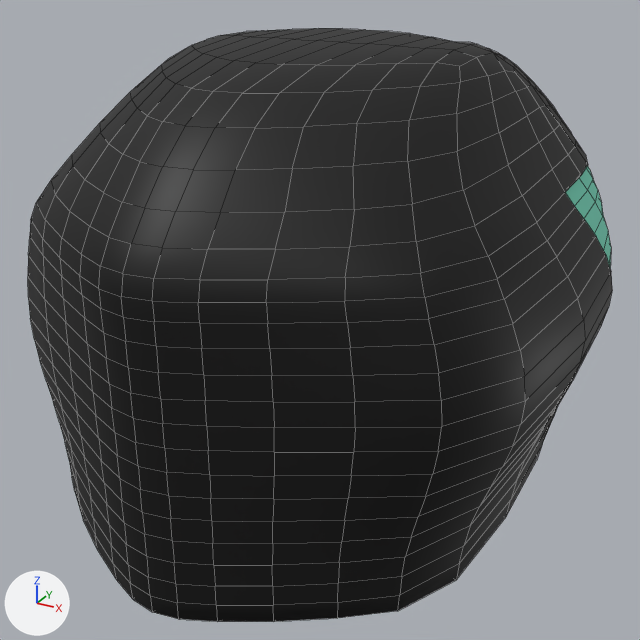
The FBX model GameJam2018/Assets/FBX/wholeShipParts_placeholders.FBX: old version first, new version second.
One viewpoint serves both versions: a 50 mm lens placed at (1.23, -3.25, 1.18), pointed at (-0.12, -0.78, -0.05). The axes (+X, +Y, +Z) are drawn at lower left. The lights are the same throughout. Mesh edges are drawn as thin lines. Where no turn or scale is listed for an object, it has been applied to the vertices. Vertices at the same position are counted once.

The scene before the commit, as lines of its bpy script (objects in view):
```python
me_mesh = bpy.data.meshes.new('Mesh')
me_mesh.from_pydata(...)  # 1494 vertices, 1492 faces; spans x -0.81..0.81, y -1.68..0.82, z -0.25..1.13
me_mesh.materials.append(mat_mat_ship)  # black #000000
me_mesh_021 = bpy.data.meshes.new('Mesh.021')
me_mesh_021.from_pydata(...)  # 694 vertices, 692 faces; spans x -0.79..0.79, y -0.58..0.91, z 0.11..1.12
me_mesh_021.materials.append(mat_m_screen)  # green #7adcc0
ob_glassship = bpy.data.objects.new('glassShip', me_mesh_021)
ob_glassship.location = (-0.014, -0.202, -0.227)
ob_ship = bpy.data.objects.new('ship', me_mesh)
ob_ship.location = (-0.014, -0.202, -0.227)
```
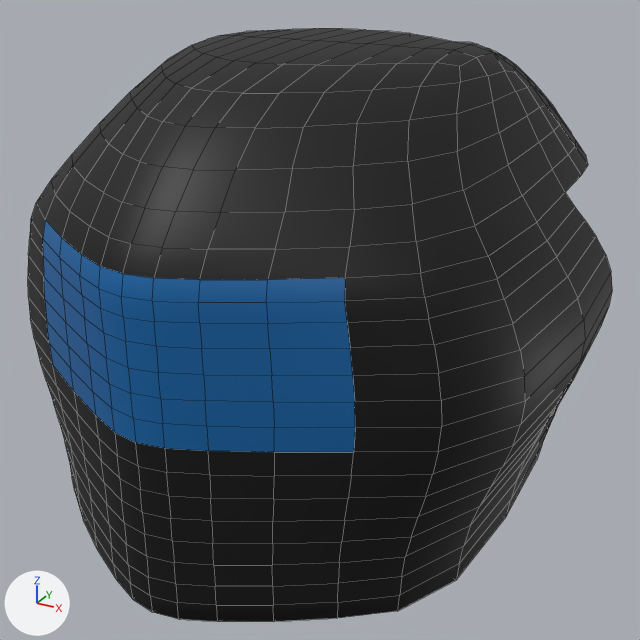
Scene script edits in JSON lines:
```json
{"op": "add", "block": "mat_mat_glasstubes", "code": ["mat_mat_glasstubes = principled_material('MAT_GlassTubes')", "mat_mat_glasstubes.base_color = (0.0, 0.125, 0.376)  # blue #0063a5", "mat_mat_glasstubes.roughness = 0.49"]}
{"block": "me_mesh", "where": "me_mesh.from_pydata(...)  # 1494 vertices, 1492 faces; spans x -0.81..0.81, y -1.68..0.82, z -0.25..1.13"}
{"block": "me_mesh", "where": "# used by ob_ship; location = (-0.014, -0.202, -0.227)"}
{"block": "me_mesh", "change": "me_mesh part 1: 128 of the faces centred in x -0.39..0.39, y -1.68..-1.48, z 0.21..0.7 switch from mat_mat_ship (black #000000) to mat_mat_glasstubes (blue #0063a5)"}
{"op": "remove", "block": "ob_glassship", "code": ["ob_glassship = bpy.data.objects.new('glassShip', me_mesh_021)", "ob_glassship.location = (-0.014, -0.202, -0.227)"]}
```

Where the change shows, as pixel boxes (x1, y1, x2, y2) in the pictures (640 x 640 px):
```json
{"object": "glassShip", "change": "deleted", "before": [565, 166, 611, 267]}
{"part": 1, "of": "me_mesh", "change": "recoloured", "before": [43, 220, 355, 452], "after": [43, 220, 355, 452], "on screen": "black to blue"}
```
